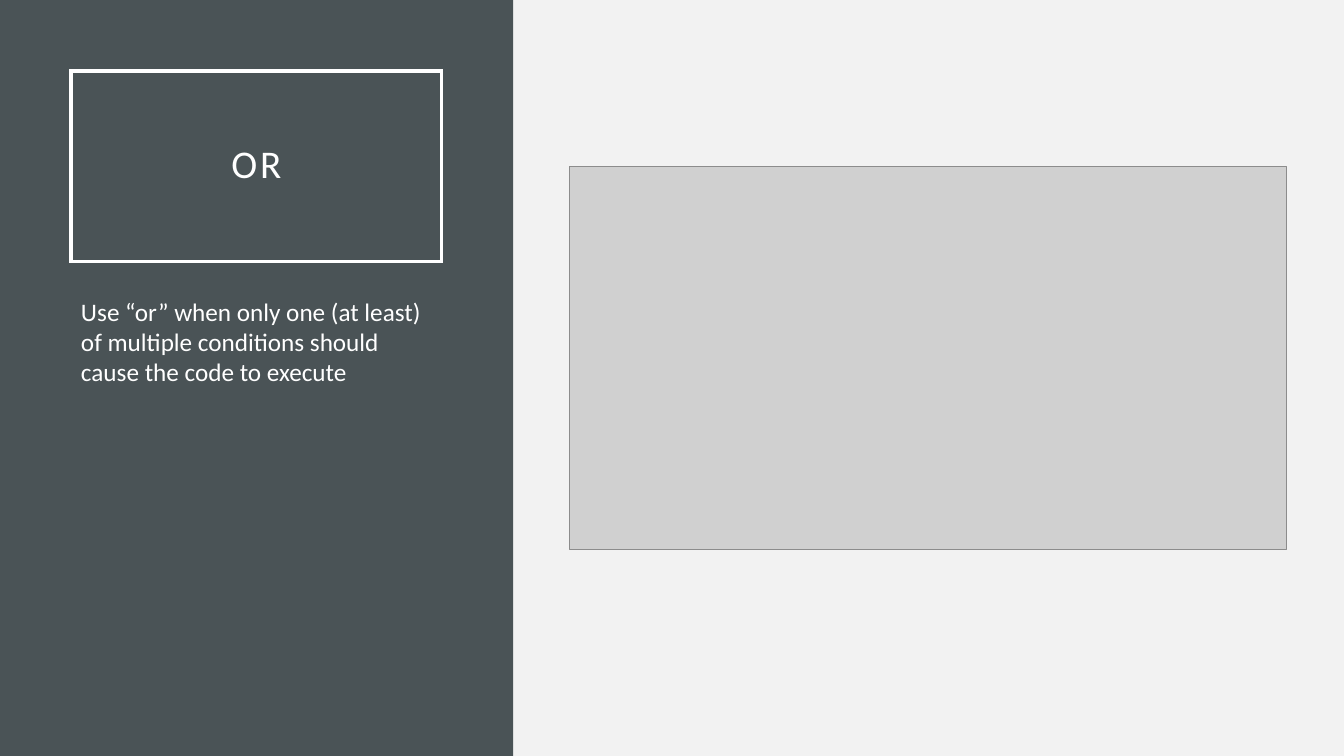
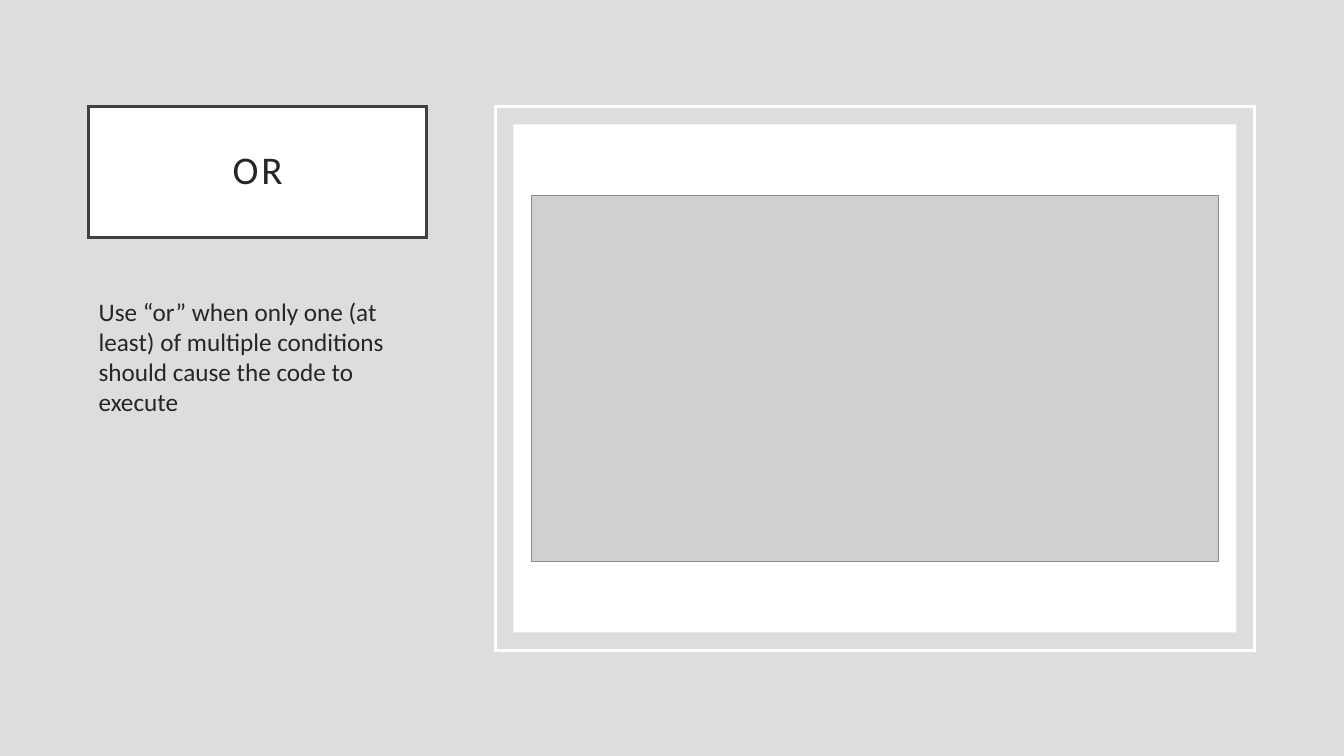
Before and after one commit to rsera/Junior-Knights, a slide deck: slide 17 of Python Lesson 4 If Statement.pptx (slide 15 before the commit). Drawn at 1344x756 pixels with LibreOffice and Linux fonts; fonts in the diff are those of the drawing; grey boxes stand for pictures. Boxes give left, top, right and bottom in pixels: in the first picture for what was removed or moved away, otherwise in the second. Text is boxed around its words. In the diff, an @@ line names an element or a change of style, - is before the commit and + after.

```diff
--- a/Python Lesson 4 If Statement.pptx
+++ b/Python Lesson 4 If Statement.pptx
@@ background #F2F2F2 to #DDDDDD @@
@@ rectangle removed at box(0, 0, 513, 756) @@
@@ title "OR": place and size @@
-title "OR" at box(71, 71, 442, 261)
+title "OR" at box(89, 106, 426, 237)
@@ title "OR" at box(89, 106, 426, 237): text colour #FFFFFF to #262626; fill none to #FFFFFF; outline #FFFFFF 2.5 pt to #404040 2.5 pt @@
@@ rectangle added at box(495, 106, 1254, 650), outline #FFFFFF 2.5 pt @@
@@ rectangle added at box(513, 124, 1236, 632), fill #FFFFFF @@
@@ picture: place and size @@
-picture at box(570, 166, 1288, 549)
+picture at box(531, 196, 1218, 562)
@@ text "Use “or” when only one ...": place and size @@
-text "Use “or” when only one ..." at box(81, 303, 420, 381)
+text "Use “or” when only one ..." at box(99, 303, 383, 411)
@@ text "Use “or” when only one ..." at box(99, 303, 383, 411): text colour #FFFFFF to #262626 @@
```
Also in this commit, not shown: 14 other slides changed, 3 slides added, 2 other files.
